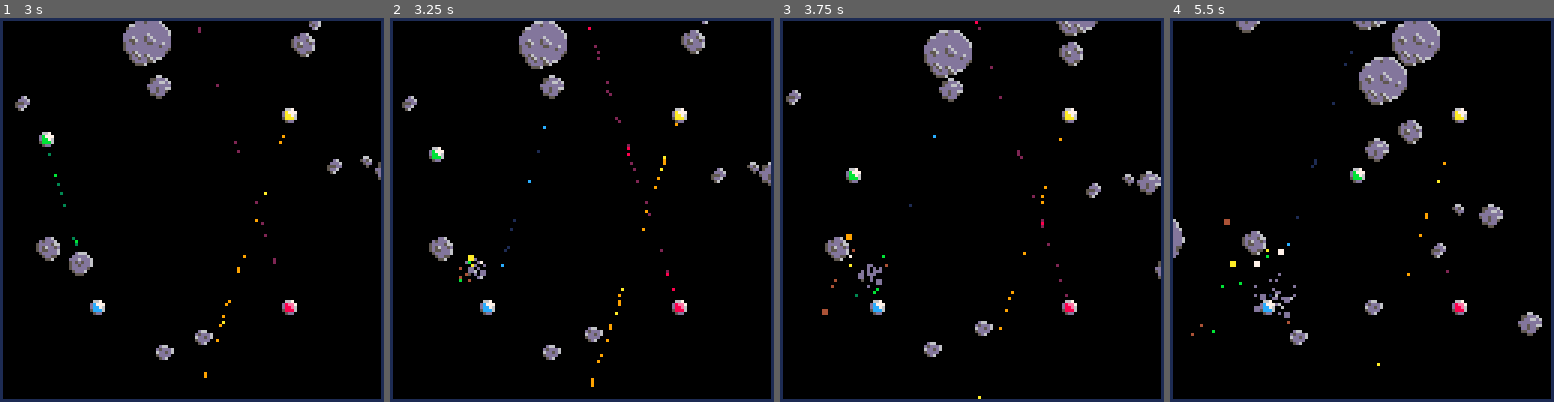
Above: before the commit, frames 1-4 (left to right).
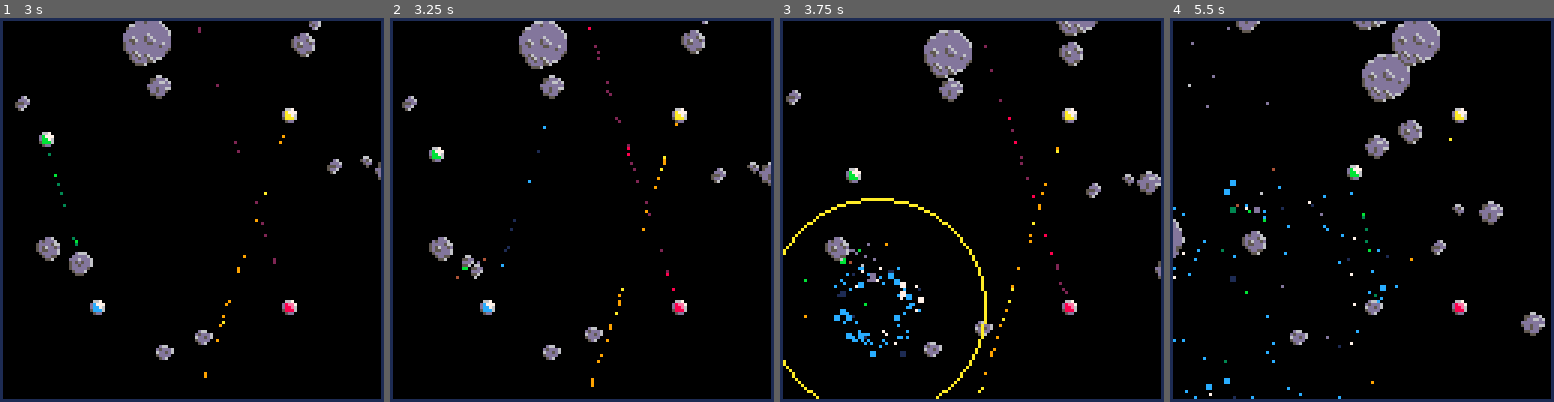
Above: after the commit, the same moments.

Repository: Ramito/PICO-8-Projects
Game: PICO-8 cartridge laserduel.p8
Two runs of this game, one before a commit and one after it. Both use one fixed random seed, a clock stepped at 60 frames per second and the inputs below.
Inputs:
- Up to frame 1 (3 s): tap O (Z key) at 0.33, 0.7, 1.43, 2.22 s; tap X (X key) at 1.07, 2.07, 2.4, 2.73 s; hold Left 1.97-2.37 s; hold Down 2.42-2.82 s; hold Right from 2.87 s (still down)
- Up to frame 2 (3.25 s): keep holding Right; tap X (X key) at 3.07 s; tap O (Z key) at 3.1 s
- Up to frame 3 (3.75 s): tap X (X key) at 3.4, 3.73 s; release Right at 3.53 s; hold Up from 3.58 s (still down)
- Up to frame 4 (5.5 s): tap O (Z key) at 3.98, 4.87 s; tap X (X key) every 0.33 s from 4.07 to 5.4 s; release Up at 4.08 s; hold Right 4.13-4.53 s; hold Down 4.58-5.08 s; hold Left from 5.13 s (still down)

Frame 1 is identical in both runs. In frame 2, 0.3% of the frame differs, in the area x 17-25%, y 61-69%; in frame 3, 2.3%; in frame 4, 2.8%, in the area x 0-98%, y 2-100%.

Commit message:
Revamped asteroid destruction

Diff:
--- a/laserduel.p8
+++ b/laserduel.p8
@@ -123,28 +123,46 @@
 	if (kill_prob<(rnd(0.5)+rnd(0.5))) return
 	del(asteroids,ast)
 
-	local radius=get_radius(ast)
-	local particles=1.8*radius*radius
+	local ast_rad=get_radius(ast)
+	local smaller = ast
+	local smaller_rad=0
+	local rad_accum=0
+	local consumed_area=0
+	while smaller and rad_accum<ast_rad do
+		local allowed_rad=ast_rad-rad_accum
+		smaller = create_smaller_asteroid(ast.pos.x,ast.pos.y,allowed_rad, rad_accum!=0)
+		if smaller then
+			smaller_rad=get_radius(smaller)
+			rad_accum+=smaller_rad
+			consumed_area+=(smaller_rad*smaller_rad)
+
+			local random=random_arg_vec2[flr(rnd(#random_arg_vec2))+1]
+			smaller.vel:set(random):scale(0.05):add(ast.vel)
+		end
+	end
+
+	local total_area=ast_rad*ast_rad
+	local particles=flr(0.75*(total_area - consumed_area)) + flr(rnd(4))
 	local p_i=flr(rnd(#random_arg_vec2-particles))
 	local v_i=flr(rnd(#random_arg_vec2-particles))
 	for i=1,particles do
 		local normpos=random_arg_vec2[p_i+i]
 		local pos=get_cached_vec2(1):set(normpos)
-		pos:scale(rnd(radius))
+		pos:scale(rnd(ast_rad))
 		pos:add(ast.pos)
-		local vel=get_cached_vec2(2):set(random_arg_vec2[v_i+i]):scale(rnd(0.05))
+		local vel=get_cached_vec2(2):set(random_arg_vec2[v_i+i]):scale(rnd(0.025))
 		vel:add(ast.vel)
 		make_asteroid_particle(pos,vel,1,90+rnd(1500))
 	end
-	local sparks=0.75*radius*radius
+	local sparks=flr(0.25*total_area) + flr(rnd(2))
 	p_i=flr(rnd(#random_arg_vec2-sparks))
 	v_i=flr(rnd(#random_arg_vec2-sparks))
 	for i=1,sparks do
 		local normpos=random_arg_vec2[p_i+i]
 		local pos=get_cached_vec2(1):set(normpos)
-		pos:scale(rnd(radius))
+		pos:scale(rnd(ast_rad))
 		pos:add(ast.pos)
-		local vel=get_cached_vec2(2):set(random_arg_vec2[v_i+i]):scale(rnd(0.925))
+		local vel=get_cached_vec2(2):set(random_arg_vec2[v_i+i]):scale(rnd(0.95))
 		vel:add(ast.vel)
 		local palette=5
 		if (i>=0.8*sparks) palette=hit.index
@@ -722,11 +740,33 @@
 end
 
 function create_asteroid(x,y)
+	local prot_ind=flr(rnd(#ast_prot_map))+1
+	return create_asteroid_prot_ind(x,y,prot_ind)
+end
+
+function get_smaller_index(radius,allow_same)
+	local index=0
+	while ast_prot_map[index+1].radius<radius do
+		index+=1
+	end
+	while allow_same and ast_prot_map[index+1].radius==radius do
+		index+=1
+	end
+	return index
+end
+
+function create_smaller_asteroid(x,y,radius,allow_same)
+	local index = get_smaller_index(radius,allow_same)
+	if (index==0) return
+	local prot_ind=flr(rnd(index))+1
+	return create_asteroid_prot_ind(x,y,prot_ind)
+end
+
+function create_asteroid_prot_ind(x,y,prot_ind)
 	local pos=make_vec2(x,y)
 	local ast={}
 	ast.pos=pos
 	ast.vel=arg_vec2(rnd(1)):scale(0.08)
-	local prot_ind=flr(rnd(#ast_prot_map))+1
 	ast.attributes=ast_prot_map[prot_ind]
 	ast.on_hit=on_asteroid_hit
 	add(asteroids,ast)
